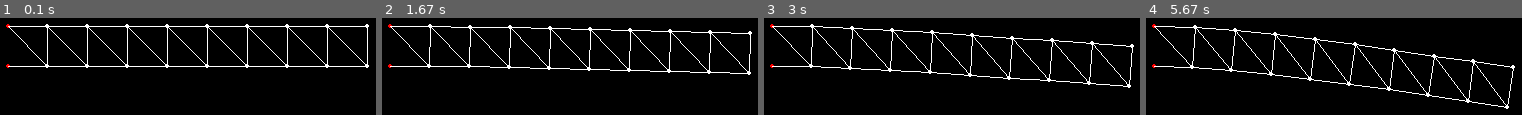
Above: before the commit, frames 1-4 (left to right).
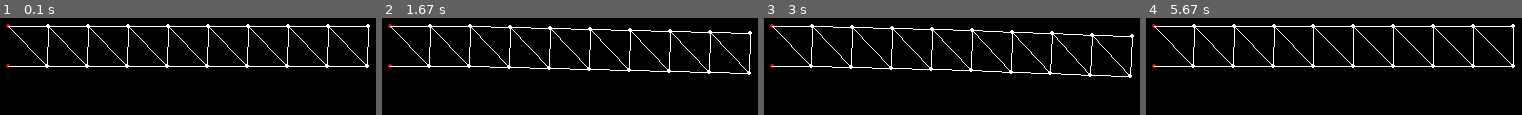
Above: after the commit, the same moments.

Repository: aik6980/coderdojo
Game: pygame game, started from src/pygame101.py
Two runs of this game, one before a commit and one after it. Both use one fixed random seed, a clock stepped at 60 frames per second and the inputs below.
Inputs (mouse positions are in pixels of both pictures, inside the frame that each line leads up to):
- Up to frame 1 (0.1 s): no input
- Up to frame 2 (1.67 s): click (outside the picture) at 0.38 s
- Up to frame 3 (3 s): no input
- Up to frame 4 (5.67 s): no input

The runs differ from the first frame. In frame 1, 1.9% of the frame differs, in the area x 11-99%, y 6-30%; in frame 2, 0.3%; in frame 3, 5.9%; in frame 4, 7.2%, in the area x 3-99%, y 6-94%.

Commit message:
wip time no blocking wip fruit ninja

Diff:
--- /dev/null
+++ b/src/pygame102.py
@@ -0,0 +1,39 @@
+# pygame101
+import pygame
+
+from pygame.locals import *
+from pygame.math import *
+
+from pygame_appentry import *
+import py_global as glob
+import py_physics.py_physics_simulation as physics
+
+
+class App(BaseApp):
+    def init(self):
+        pass
+
+    def update(self):
+        self.handle_input()
+        # game update
+
+    def render(self):
+        pass
+
+    def handle_input(self):
+        for event in pygame.event.get():
+            if event.type == pygame.QUIT:
+                self.m_active = False
+            if event.type == pygame.MOUSEBUTTONUP:
+                if event.button == 1:
+                    pass
+
+        key_pressed = pygame.key.get_pressed()
+        if key_pressed[pygame.K_UP]:
+            print("Key pressed")
+
+
+
+if __name__ == "__main__":
+    theApp = App()
+    theApp.on_execute()
--- a/src/pygame_appentry.py
+++ b/src/pygame_appentry.py
@@ -15,6 +15,7 @@
         glob.MAIN_SURFACE = pygame.display.set_mode(glob.SCREEN_SIZE)
 
         glob.GAME_CLOCK = pygame.time.Clock()
+        glob.GAME_CLOCK.tick()
 
         self.init()
 
@@ -28,7 +29,7 @@
             self.render()
 
             pygame.display.flip()
-            glob.GAME_CLOCK.tick(30)
+            glob.GAME_CLOCK.tick()
 
         self.destroy()
         pygame.quit()
